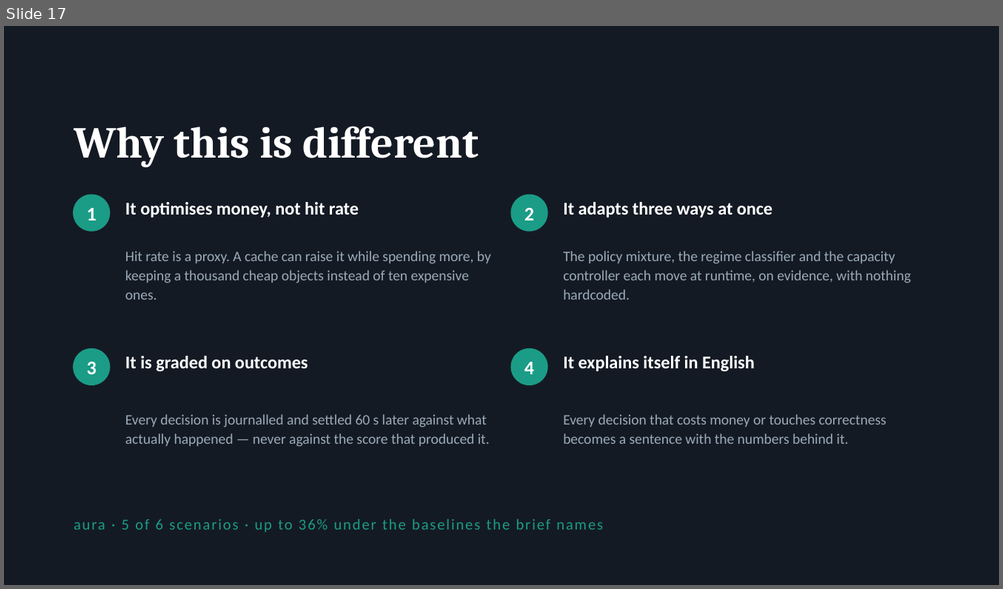
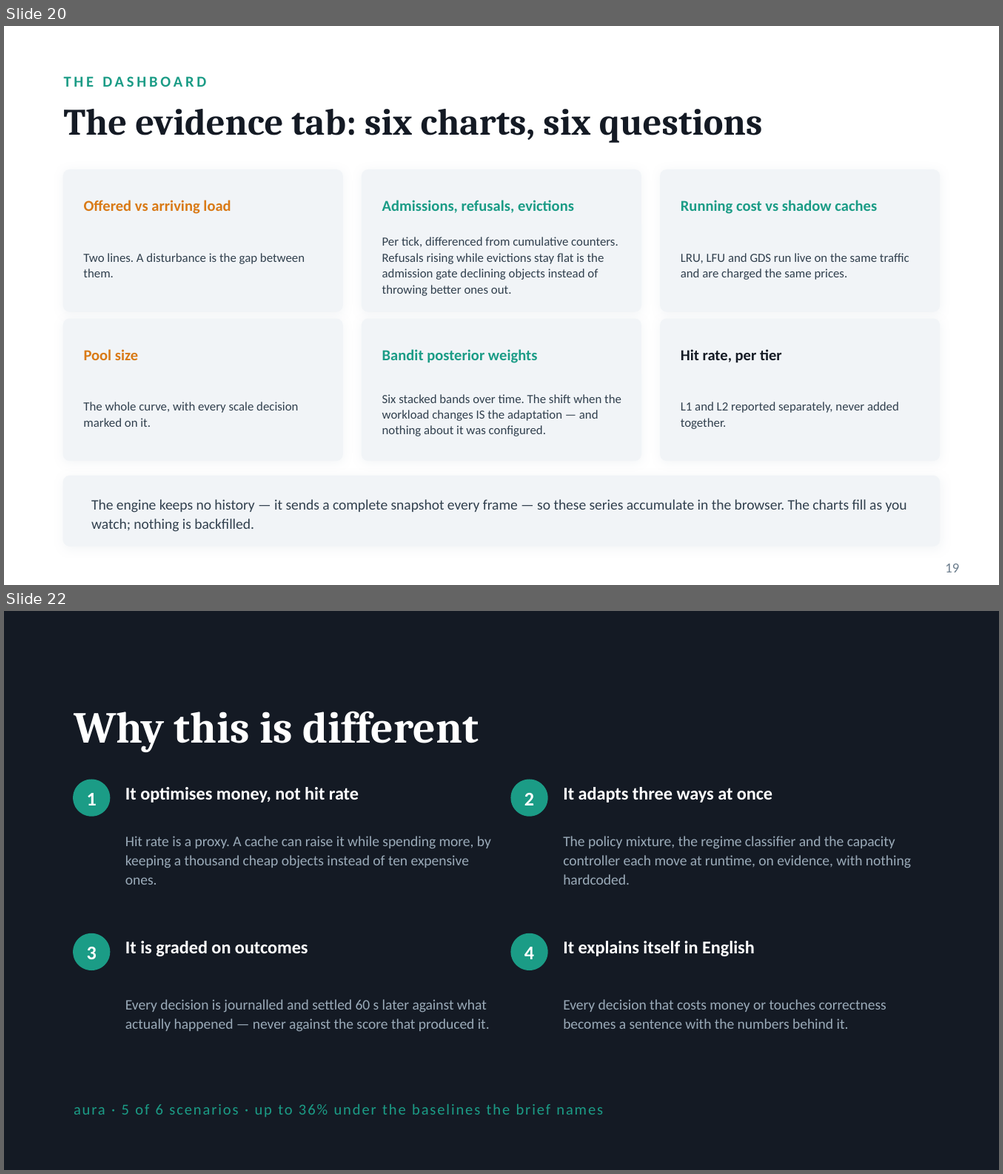
Before and after one commit to officialayush23/VH26-KalaDhua, a slide deck: docs/AURA.pptx. Shown one above the other, each under a label of ours: slide 17 before the commit, slides 20 and 22 after it; the slides between them are not shown. The pictures are 1003x589 and 1003x1174 pixels, drawn with LibreOffice and Linux fonts; fonts in the diff are those of the drawing. Boxes give left, top, right and bottom in pixels: in the first picture for what was removed or moved away, otherwise in the second. Text is boxed around its words. In the diff, an @@ line names an element or a change of style, - is before the commit and + after.

Commit message:
made evidence

```diff
--- a/docs/AURA.pptx
+++ b/docs/AURA.pptx
@@ slide 20 added at bbox=[4, 26, 999, 585], background #FFFFFF @@
@@ text added at bbox=[64, 76, 206, 87], 11 pt, text #1B9C86, bold @@
+THE DASHBOARD
@@ text added at bbox=[64, 109, 762, 143], 27 pt, text #141A24, bold @@
+The evidence tab: six charts, six questions
@@ rounded rectangle added at bbox=[64, 170, 342, 312], fill #F1F4F7, outline #F1F4F7 1 pt @@
@@ rounded rectangle added at bbox=[362, 170, 640, 312], fill #F1F4F7, outline #F1F4F7 1 pt @@
@@ rounded rectangle added at bbox=[660, 170, 939, 312], fill #F1F4F7, outline #F1F4F7 1 pt @@
@@ text added at bbox=[84, 200, 230, 214], 11 pt, text #D97A16, bold @@
+Offered vs arriving load
@@ text added at bbox=[382, 200, 574, 213], 11 pt, text #1B9C86, bold @@
+Admissions, refusals, evictions
@@ text added at bbox=[680, 200, 876, 214], 11 pt, text #1B9C86, bold @@
+Running cost vs shadow caches
@@ text added at bbox=[382, 237, 618, 296], 9 pt, text #31404E @@
+Per tick, differenced from cumulative counters. Refusals rising while evictions stay flat is the admission gate declining objects instead of throwing better ones out.
@@ text added at bbox=[83, 253, 304, 278], 9 pt, text #31404E @@
+Two lines. A disturbance is the gap between them.
@@ text added at bbox=[680, 253, 909, 280], 9 pt, text #31404E @@
+LRU, LFU and GDS run live on the same traffic and are charged the same prices.
@@ rounded rectangle added at bbox=[64, 319, 342, 460], fill #F1F4F7, outline #F1F4F7 1 pt @@
@@ rounded rectangle added at bbox=[362, 319, 640, 460], fill #F1F4F7, outline #F1F4F7 1 pt @@
@@ rounded rectangle added at bbox=[660, 319, 939, 460], fill #F1F4F7, outline #F1F4F7 1 pt @@
@@ text added at bbox=[84, 349, 138, 360], 11 pt, text #D97A16, bold @@
+Pool size
@@ text added at bbox=[382, 349, 538, 363], 11 pt, text #1B9C86, bold @@
+Bandit posterior weights
@@ text added at bbox=[680, 349, 782, 363], 11 pt, text #141A24, bold @@
+Hit rate, per tier
@@ text added at bbox=[83, 402, 298, 427], 9 pt, text #31404E @@
+The whole curve, with every scale decision marked on it.
@@ text added at bbox=[382, 395, 621, 437], 9 pt, text #31404E @@
+Six stacked bands over time. The shift when the workload changes IS the adaptation — and nothing about it was configured.
@@ text added at bbox=[680, 402, 899, 429], 9 pt, text #31404E @@
+L1 and L2 reported separately, never added together.
@@ rounded rectangle added at bbox=[64, 477, 939, 546], fill #F1F4F7, outline #F1F4F7 1 pt @@
@@ text added at bbox=[91, 500, 907, 532], 10.5 pt, text #31404E @@
+The engine keeps no history — it sends a complete snapshot every frame — so these series accumulate in the browser. The charts fill as you watch; nothing is backfilled.
@@ text added at bbox=[945, 564, 959, 573], 10 pt, text #6B7C8C @@
+19
@@ what was slide 17 is now slide 22 @@
```
Also in this commit, not shown: 10 slides changed, 5 other slides added, 11 other files.
